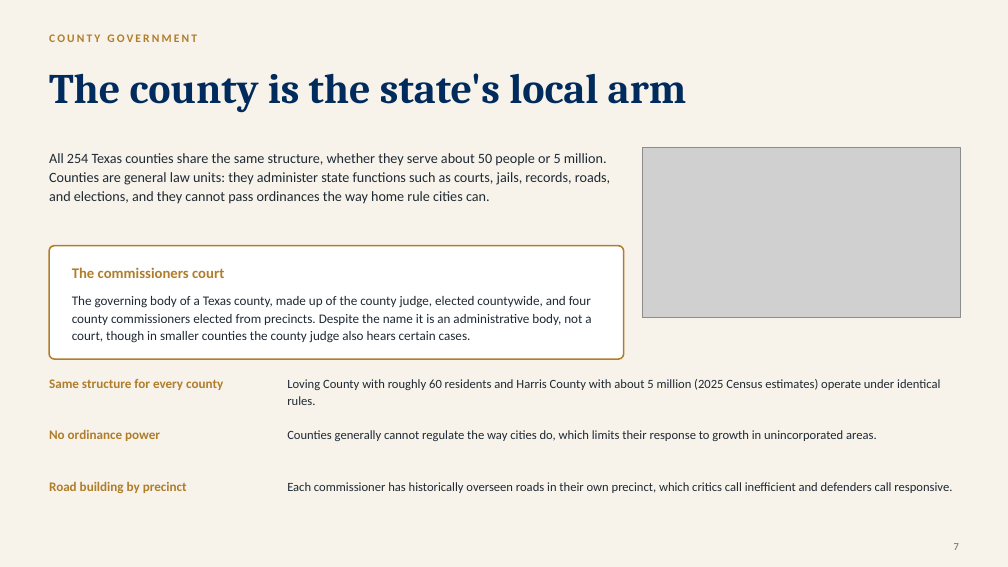
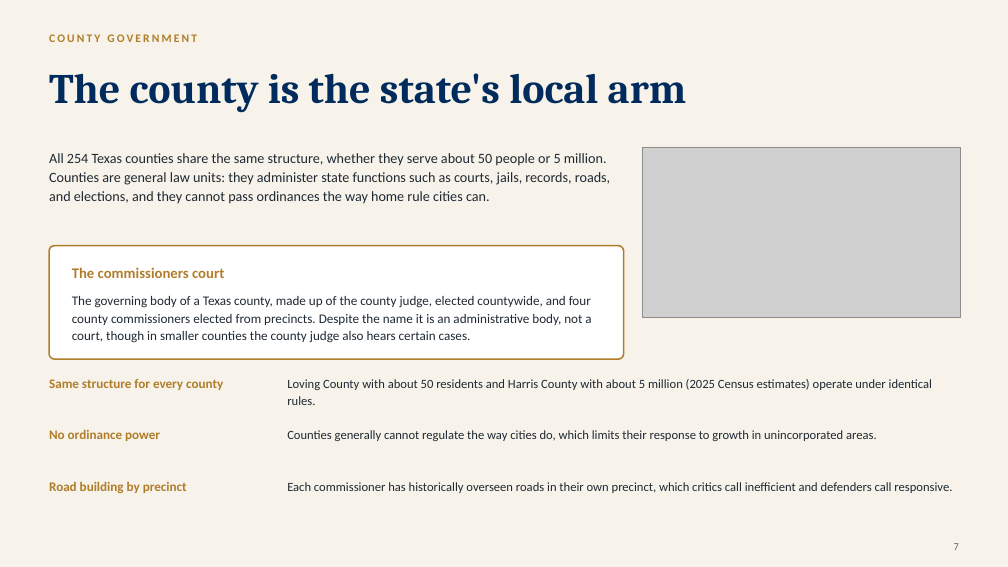
Before and after one commit to ProfessorJaredAlanStewart/texas-govt-modules, a slide deck: slide 8 of slides/Chapter 07 - Local Government (Lecture Deck).pptx. Drawn at 1008x567 pixels with LibreOffice and Linux fonts; fonts in the diff are those of the drawing; grey boxes stand for pictures. Boxes give left, top, right and bottom in pixels: in the first picture for what was removed or moved away, otherwise in the second. Text is boxed around its words. In the diff, an @@ line names an element or a change of style, - is before the commit and + after.

```diff
--- a/slides/Chapter 07 - Local Government (Lecture Deck).pptx
+++ b/slides/Chapter 07 - Local Government (Lecture Deck).pptx
@@ text at (287,379,932,405): text changed @@
-Loving County with roughly 60 residents and Harris County with about 5 million (2025 Census estimates) operate under identical rules.
+Loving County with about 50 residents and Harris County with about 5 million (2025 Census estimates) operate under identical rules.
```
Also in this commit, not shown: 1 other slide changed, 19 other files.
